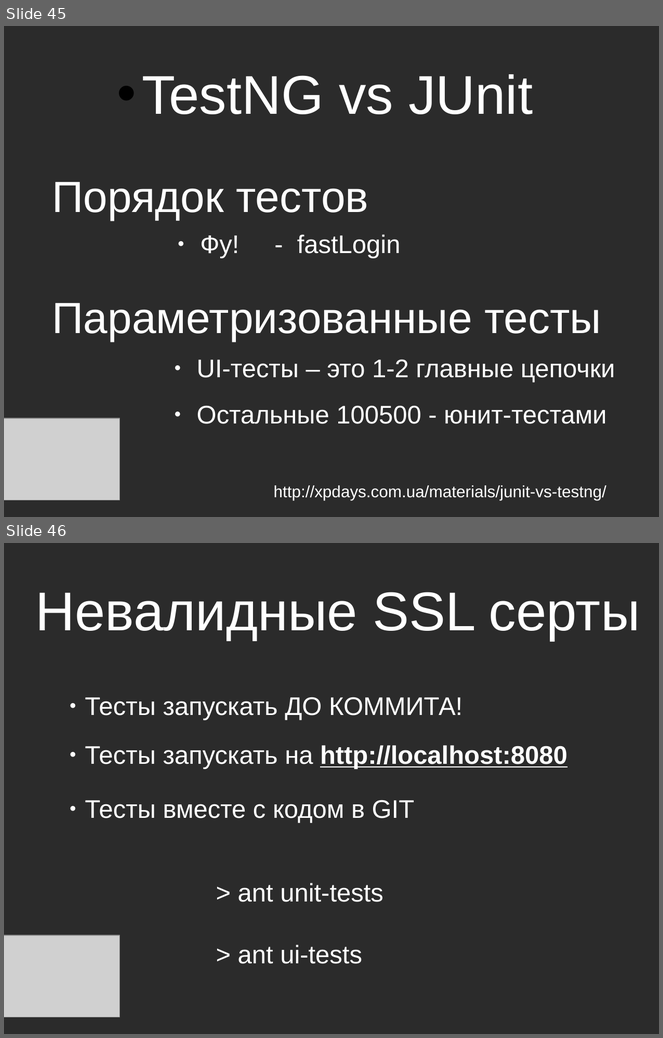
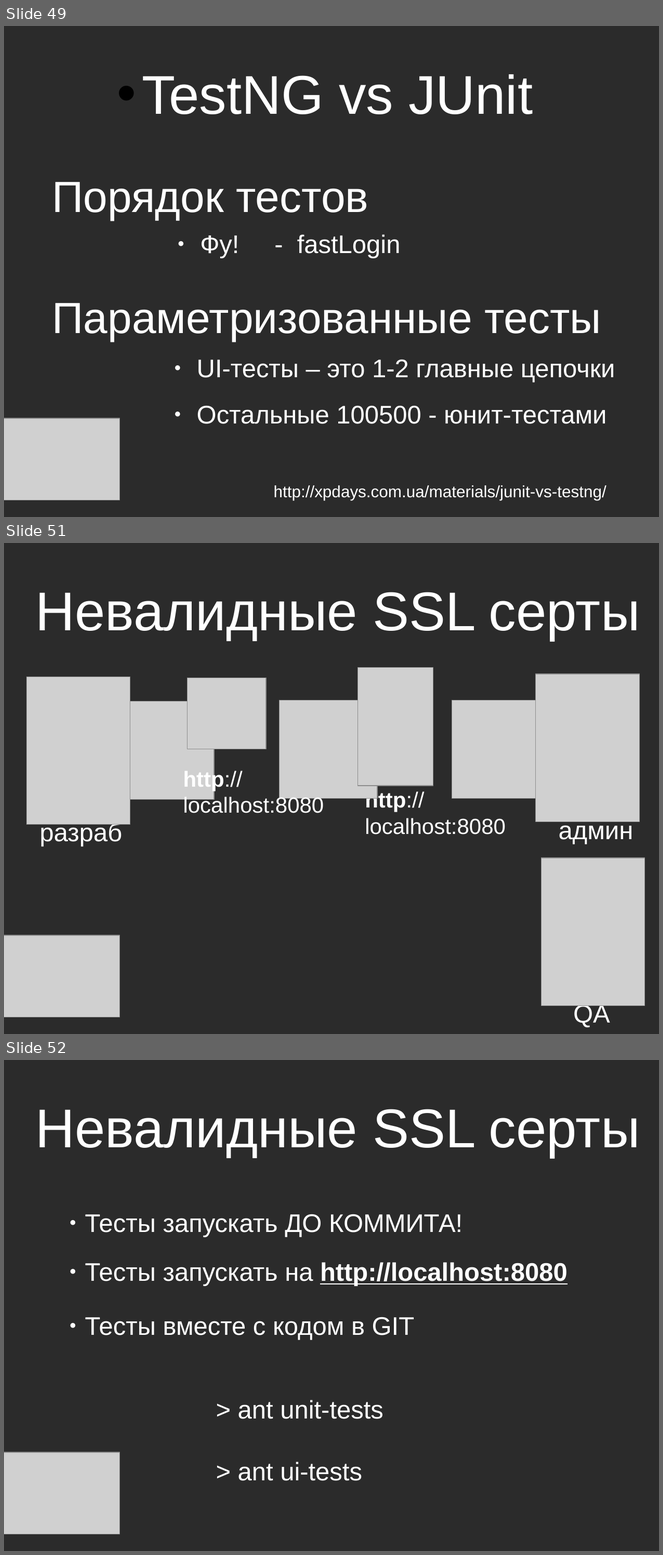
Before and after one commit to asolntsev/presentations, a slide deck: ui-tests/the_fast_and_the_continuous.sqadays2014.odp. Shown one above the other, each under a label of ours: slides 45 and 46 before the commit, slides 49, 51 and 52 after it; the slides between them are not shown. The pictures are 663x1038 and 663x1555 pixels, drawn with LibreOffice and Linux fonts; fonts in the diff are those of the drawing; grey boxes stand for pictures; background and template pictures are left out; a plain dark background stands for a picture behind light text. Boxes give left, top, right and bottom in pixels: in the first picture for what was removed or moved away, otherwise in the second. Text is boxed around its words. In the diff, an @@ line names an element or a change of style, - is before the commit and + after.

```diff
--- a/ui-tests/the_fast_and_the_continuous.sqadays2014.odp
+++ b/ui-tests/the_fast_and_the_continuous.sqadays2014.odp
@@ slide 51 added at (4, 543, 659, 1034), background picture (left out) @@
@@ text added at (35, 592, 640, 640), 60 pt, text #FFFFFF @@
+Невалидные SSL серты
@@ picture added at (358, 667, 433, 785) @@
@@ picture added at (26, 677, 130, 825) @@
@@ picture added at (188, 678, 266, 749) @@
@@ picture added at (536, 674, 639, 822) @@
@@ picture added at (116, 702, 214, 800) @@
@@ picture added at (279, 700, 377, 798) @@
@@ picture added at (452, 700, 551, 798) @@
@@ title added at (183, 769, 324, 813), 24 pt, text #FFFFFF @@
+http://
+localhost:8080
@@ title added at (365, 791, 506, 835), 24 pt, text #FFFFFF @@
+http://
+localhost:8080
@@ title added at (40, 821, 123, 847), 28 pt, text #FFFFFF @@
+разраб
@@ title added at (559, 819, 634, 845), 28 pt, text #FFFFFF @@
+админ
@@ picture added at (541, 858, 645, 1006) @@
@@ picture added at (4, 936, 119, 1017) @@
@@ title added at (573, 1003, 610, 1028), 28 pt, text #FFFFFF @@
+QA
@@ what was slide 45 is now slide 49 @@
@@ what was slide 46 is now slide 52 @@
```
Also in this commit, not shown: 6 other slides added, 3 slides removed.
